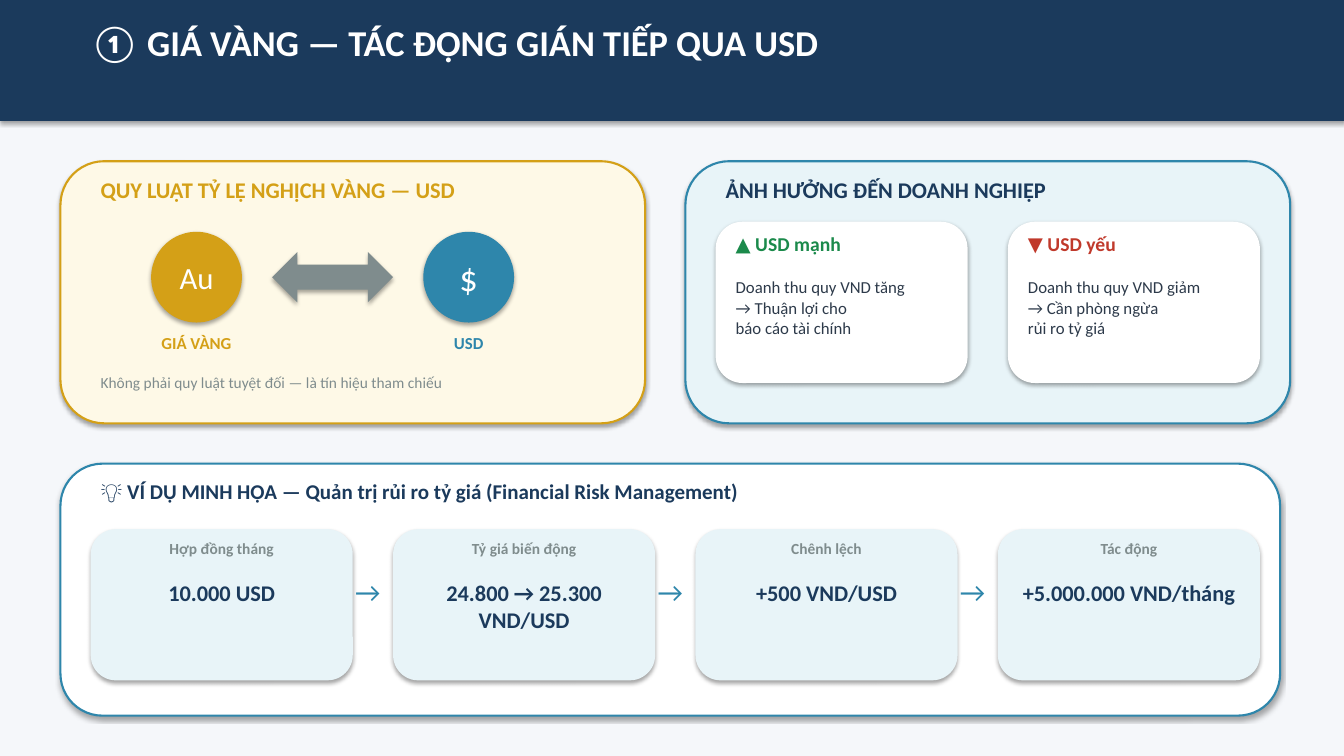
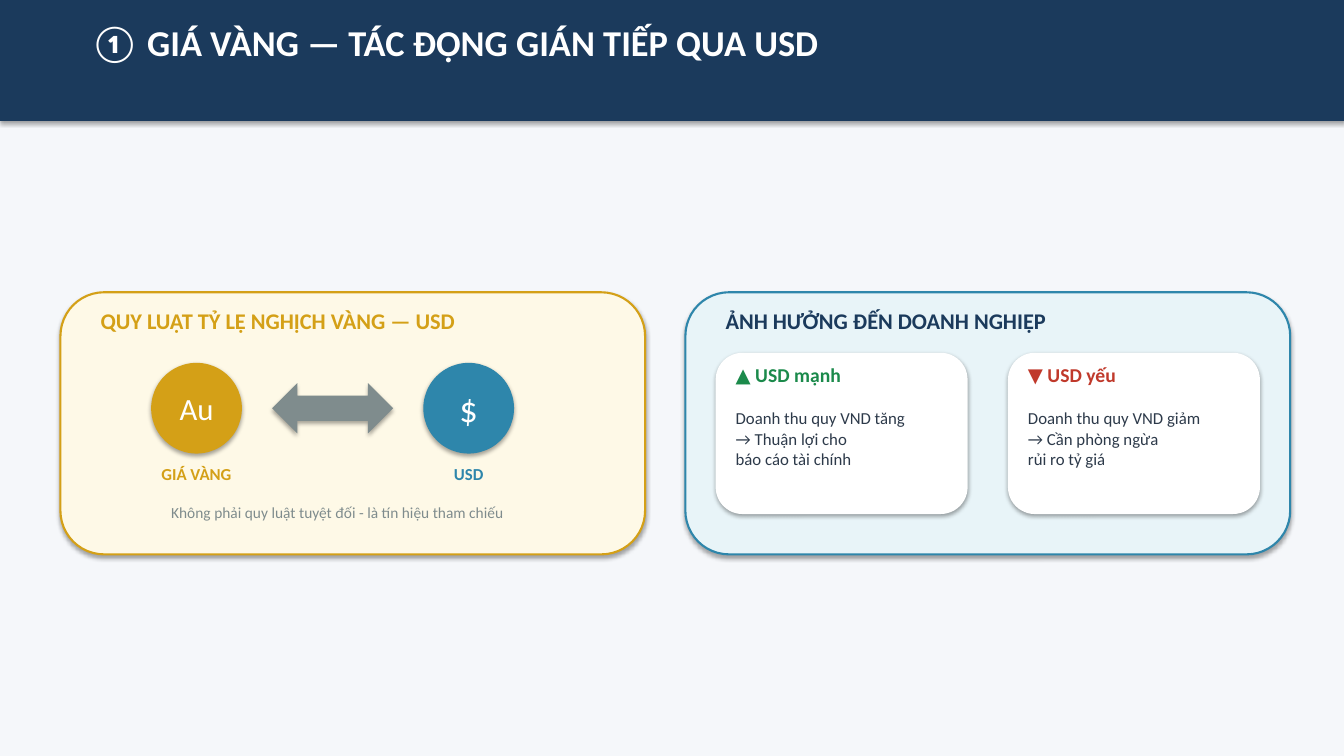
Before and after one commit to nhandanhhuynh/MBA-Knowledge-Vault, a slide deck: slide 4 of 01_Courses/01_Active/00_BSKT/01_Quan Tri Hoc/07_AI-Workspace/Outputs/thuyet-trinh-bien-dong-gia.pptx. Drawn at 1344x756 pixels with LibreOffice and Linux fonts; fonts in the diff are those of the drawing. Boxes give left, top, right and bottom in pixels: in the first picture for what was removed or moved away, otherwise in the second. Text is boxed around its words. In the diff, an @@ line names an element or a change of style, - is before the commit and + after.

```diff
--- a/01_Courses/01_Active/00_BSKT/01_Quan Tri Hoc/07_AI-Workspace/Outputs/thuyet-trinh-bien-dong-gia.pptx
+++ b/01_Courses/01_Active/00_BSKT/01_Quan Tri Hoc/07_AI-Workspace/Outputs/thuyet-trinh-bien-dong-gia.pptx
@@ 8 texts, 4 rounded rectangles, 2 ellipses, 1 left right arrow: place and size @@
-8 texts, 4 rounded rectangles, 2 ellipses, 1 left right arrow at [60, 161, 1291, 423]
+8 texts, 4 rounded rectangles, 2 ellipses, 1 left right arrow at [60, 292, 1291, 555]
@@ rounded rectangle removed at [60, 464, 1280, 716] @@
@@ text removed at [127, 482, 737, 503] @@
-💡 VÍ DỤ MINH HỌA — Quản trị rủi ro tỷ giá (Financial Risk Management)
@@ text at [171, 506, 503, 521]: text changed @@
-Không phải quy luật tuyệt đối — là tín hiệu tham chiếu
+Không phải quy luật tuyệt đối - là tín hiệu tham chiếu
@@ rounded rectangle removed at [91, 529, 353, 681] @@
@@ rounded rectangle removed at [393, 529, 655, 681] @@
@@ rounded rectangle removed at [696, 529, 958, 681] @@
@@ rounded rectangle removed at [998, 529, 1260, 681] @@
@@ text removed at [169, 542, 274, 557] @@
-Hợp đồng tháng
@@ text removed at [472, 542, 577, 557] @@
-Tỷ giá biến động
@@ text removed at [791, 543, 861, 557] @@
-Chênh lệch
@@ text removed at [1101, 543, 1158, 557] @@
-Tác động
@@ text removed at [168, 586, 275, 601] @@
-10.000 USD
@@ text removed at [343, 570, 393, 620] @@
-→
@@ text removed at [446, 585, 602, 629] @@
-24.800 → 25.300 VND/USD
@@ text removed at [645, 570, 696, 620] @@
-→
@@ text removed at [756, 585, 897, 602] @@
-+500 VND/USD
@@ text removed at [948, 570, 998, 620] @@
-→
@@ text removed at [1023, 585, 1235, 605] @@
-+5.000.000 VND/tháng
```
Also in this commit, not shown: 8 other slides changed, 1 other file.
